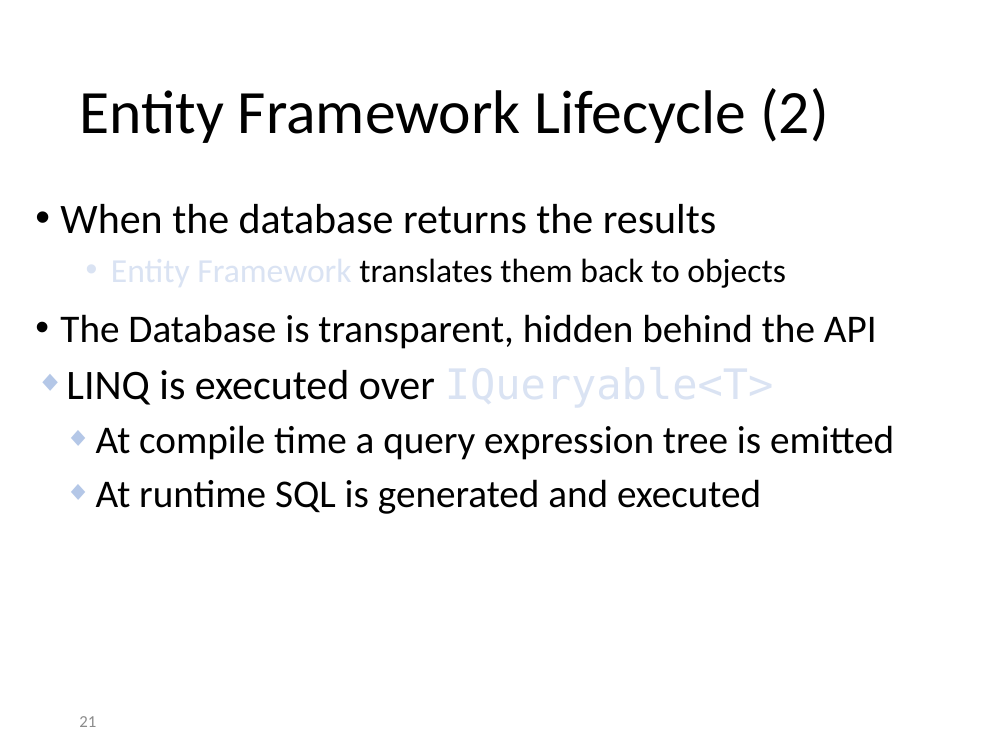
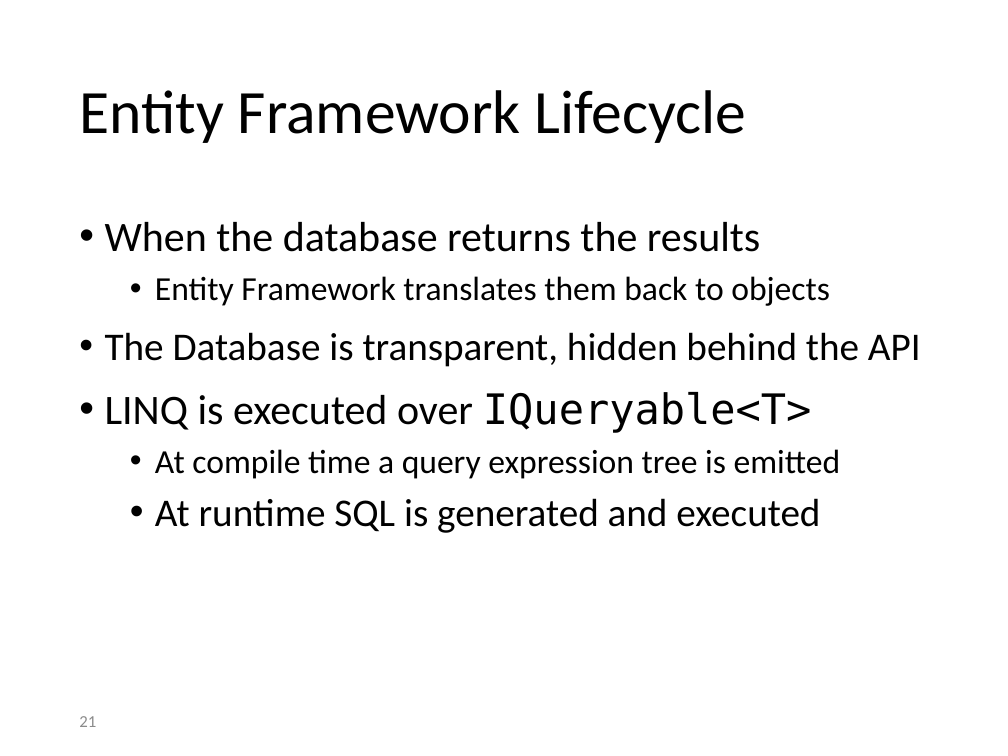
Before and after one commit to SeamlessThingies-Learn-DotNet3Day/DotNetProgramming, a slide deck: slide 21 of Slides/EF/1 - Introduction to EF.pptx. Drawn at 1008x756 pixels with LibreOffice and Linux fonts; fonts in the diff are those of the drawing. Boxes give left, top, right and bottom in pixels: in the first picture for what was removed or moved away, otherwise in the second. Text is boxed around its words. In the diff, an @@ line names an element or a change of style, - is before the commit and + after.

```diff
--- a/Slides/EF/1 - Introduction to EF.pptx
+++ b/Slides/EF/1 - Introduction to EF.pptx
@@ title at bbox=[79, 90, 747, 143]: text changed @@
-Entity Framework Lifecycle (2)
+Entity Framework Lifecycle
@@ text "When the database returns the ...": place and size @@
-text "When the database returns the ..." at bbox=[60, 204, 894, 514]
+text "When the database returns the ..." at bbox=[105, 222, 921, 533]
@@ text at bbox=[105, 276, 841, 533]: text colour #DAE3F3 to #000000 in "Entity Framework", "IQueryable<T>"; size 28 to 24 pt in "At compile time a query expression tree ..."; bullet ◆ to •; list level 3 to 1 in "LINQ is executed over IQueryable<T>"; list level 4 to 2 in "At compile time a query ..."; list level 4 to 2 in "At runtime SQL is generated ..." @@
```
Also in this commit, not shown: 11 other slides changed, 1 slide added, 15 slides removed, 11 other files.
